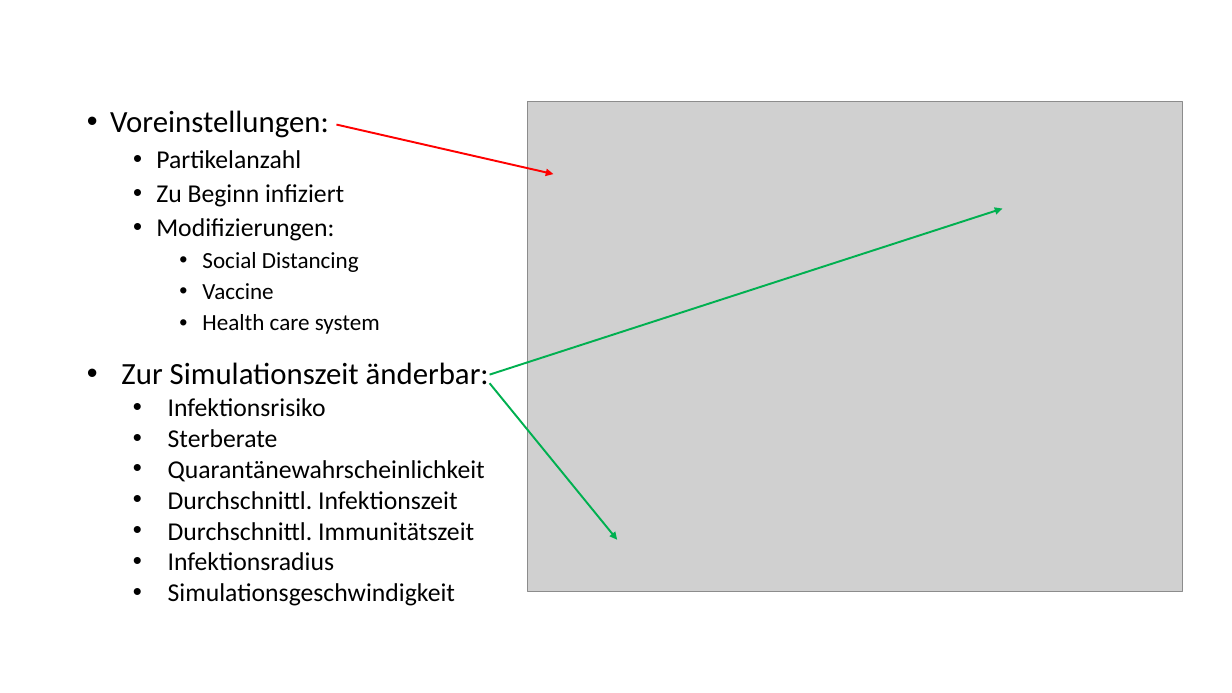
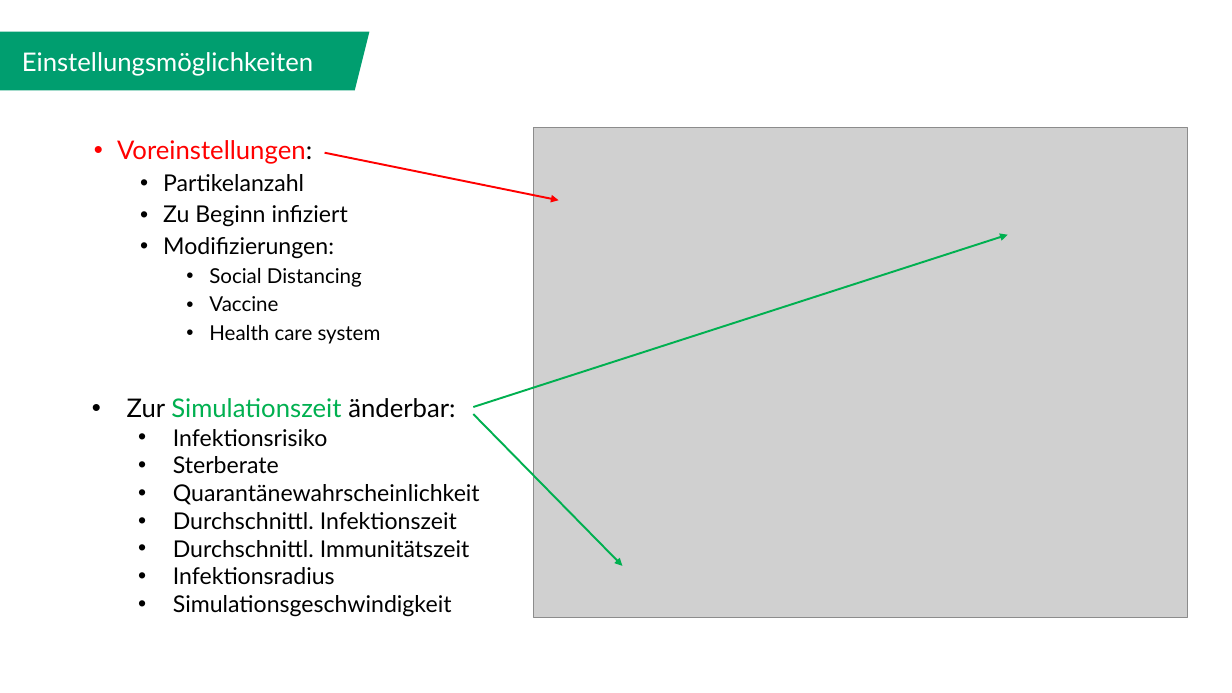
Before and after one commit to JonasAdler/pandemic_simulator, a slide deck: slide 2 of Abschlusspräsentation zum Bachelor-Praktikum.pptx. Drawn at 1232x693 pixels with LibreOffice and Linux fonts; fonts in the diff are those of the drawing; grey boxes stand for pictures. Boxes give left, top, right and bottom in pixels: in the first picture for what was removed or moved away, otherwise in the second. Text is boxed around its words. In the diff, an @@ line names an element or a change of style, - is before the commit and + after.

```diff
--- a/Abschlusspräsentation zum Bachelor-Praktikum.pptx
+++ b/Abschlusspräsentation zum Bachelor-Praktikum.pptx
@@ parallelogram added at [0, 32, 369, 90], fill #009E6F, outline #009E6F 1 pt @@
@@ text added at [22, 52, 313, 76], 20 pt, text #FFFFFF @@
+Einstellungsmöglichkeiten
@@ text "Voreinstellungen:": place and size @@
-text "Voreinstellungen:" at [110, 110, 380, 334]
+text "Voreinstellungen:" at [117, 140, 381, 344]
@@ text "Voreinstellungen:" at [117, 140, 381, 344]: size 24 to 20 pt, text colour #000000 to #FF0000 in "Voreinstellungen:"; font Calibri to Lato; size 20 to 18 pt in "Partikelanzahl", "Zu Beginn infiziert", "Modifizierungen:"; size 18 to 16 pt in "Social Distancing", "Vaccine", "Health care system" @@
@@ picture: place and size @@
-picture at [528, 102, 1182, 592]
+picture at [533, 128, 1188, 617]
@@ arrow moved from (336, 125) - (554, 174) to (324, 152) - (559, 201) @@
@@ arrow moved from (490, 374) - (1003, 209) to (473, 407) - (1008, 235) @@
@@ text "Zur Simulationszeit änderbar:": place and size @@
-text "Zur Simulationszeit änderbar:" at [121, 362, 489, 606]
+text "Zur Simulationszeit änderbar:" at [127, 398, 480, 617]
@@ text "Zur Simulationszeit änderbar:" at [127, 398, 480, 617]: size 24 to 20 pt in "Zur Simulationszeit änderbar:"; font Calibri to Lato; text colour #000000 to #00B050 in "Simulationszeit"; size 20 to 18 pt in "Infektionsrisiko", "Sterberate", "Quarantänewahrscheinlichkeit", "Durchschnittl. Infektionszeit" and 3 more places @@
@@ arrow moved from (490, 384) - (617, 540) to (473, 414) - (623, 566) @@
```
Also in this commit, not shown: 8 other slides changed, 1 slide added, 1 slide removed.
